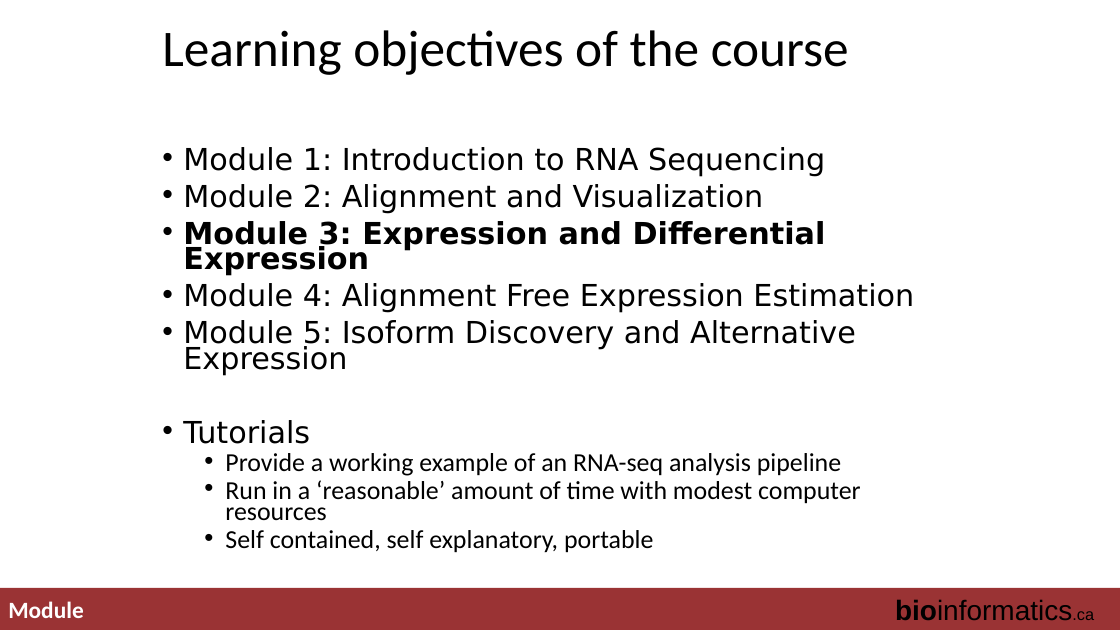
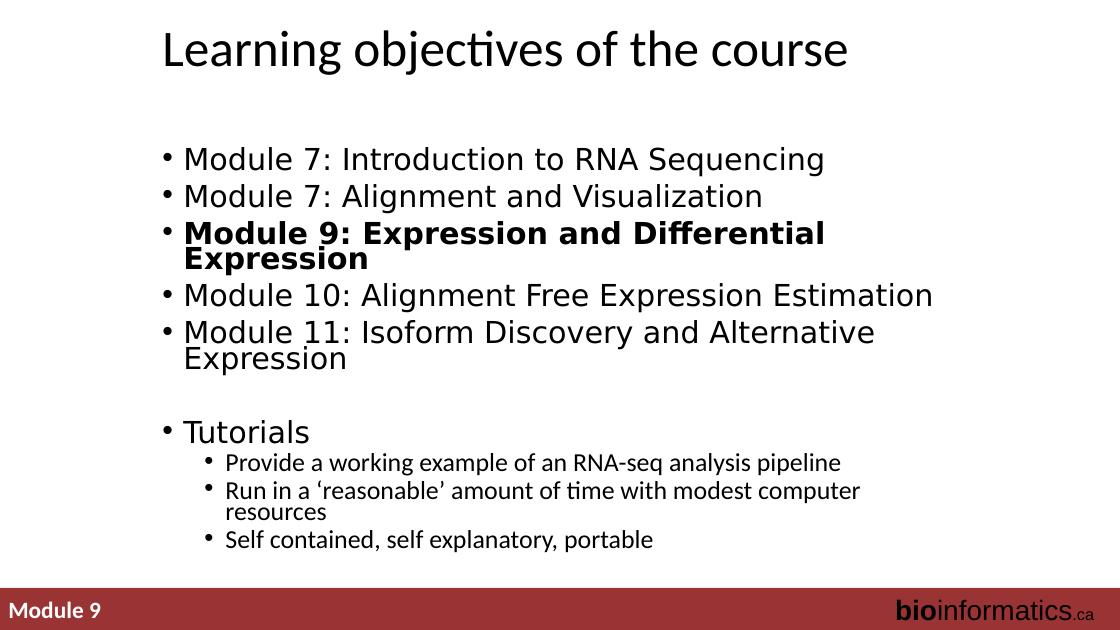
Before and after one commit to griffithlab/rnabio.org, a slide deck: slide 4 of assets/lectures/cbw-cshl/2019/full/RNASeq_Module3_Lecture.pptx. Drawn at 1120x630 pixels with LibreOffice and Linux fonts; fonts in the diff are those of the drawing. Boxes give left, top, right and bottom in pixels: in the first picture for what was removed or moved away, otherwise in the second. Text is boxed around its words. In the diff, an @@ line names an element or a change of style, - is before the commit and + after.

Commit message:
update module numbers

```diff
--- a/assets/lectures/cbw-cshl/2019/full/RNASeq_Module3_Lecture.pptx
+++ b/assets/lectures/cbw-cshl/2019/full/RNASeq_Module3_Lecture.pptx
@@ text at [183, 147, 934, 375]: text changed @@
-• Module 1: Introduction to RNA Sequencing
-• Module 2: Alignment and Visualization
-• Module 3: Expression and Differential Expression
-• Module 4: Alignment Free Expression Estimation
-• Module 5: Isoform Discovery and Alternative Expression
+• Module 7: Introduction to RNA Sequencing
+• Module 7: Alignment and Visualization
+• Module 9: Expression and Differential Expression
+• Module 10: Alignment Free Expression Estimation
+• Module 11: Isoform Discovery and Alternative Expression
@@ text at [8, 601, 101, 618]: text changed @@
-Module
+Module 9
```
Also in this commit, not shown: 24 other slides changed, 1 slide removed, 4 other files.
